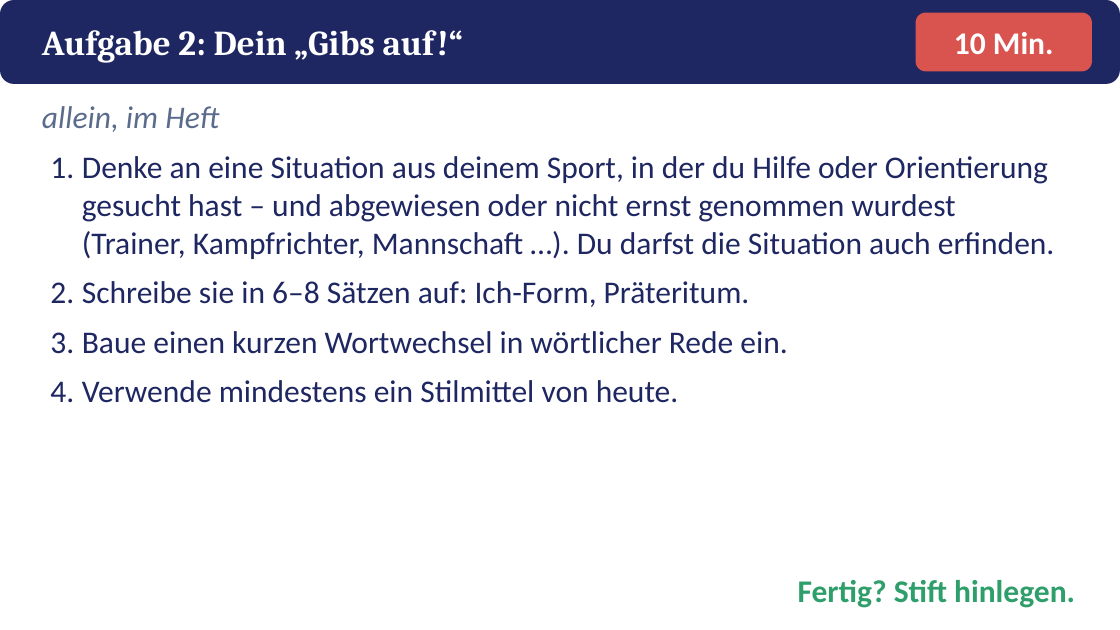
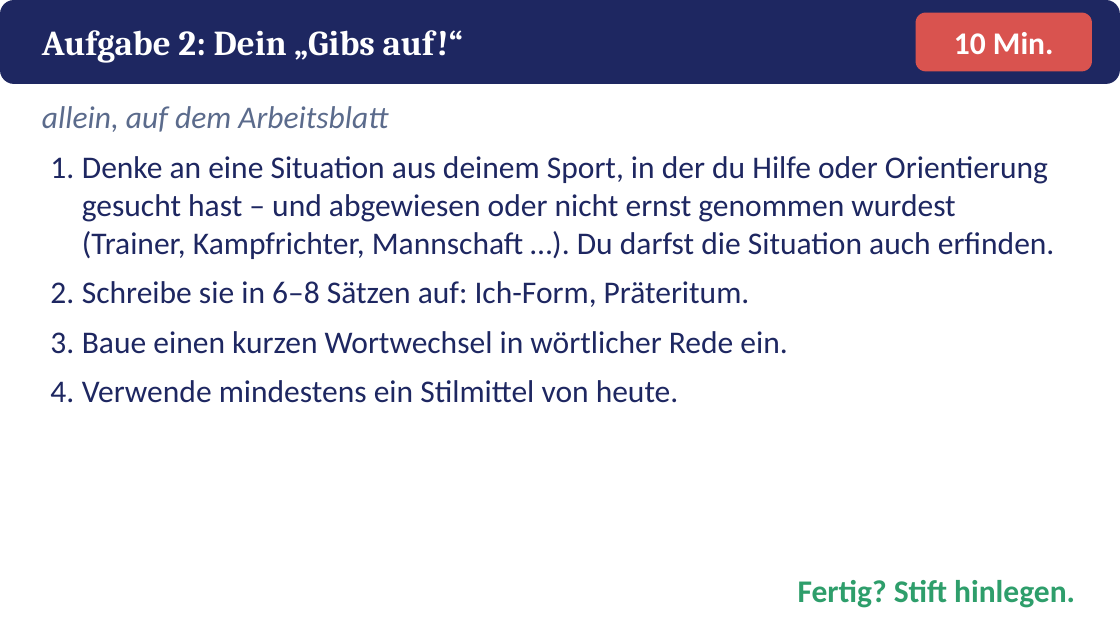
Before and after one commit to golzkonstantin-gif/Schule, a slide deck: slide 15 of Deutsch_11/Kafka_Gibs_auf/Praesentation_Gibs_auf.pptx. Drawn at 1120x630 pixels with LibreOffice and Linux fonts; fonts in the diff are those of the drawing. Boxes give left, top, right and bottom in pixels: in the first picture for what was removed or moved away, otherwise in the second. Text is boxed around its words. In the diff, an @@ line names an element or a change of style, - is before the commit and + after.

```diff
--- a/Deutsch_11/Kafka_Gibs_auf/Praesentation_Gibs_auf.pptx
+++ b/Deutsch_11/Kafka_Gibs_auf/Praesentation_Gibs_auf.pptx
@@ text at [42, 106, 388, 132]: text changed @@
-allein, im Heft
+allein, auf dem Arbeitsblatt
```
Also in this commit, not shown: 5 other slides changed, 12 other files.
